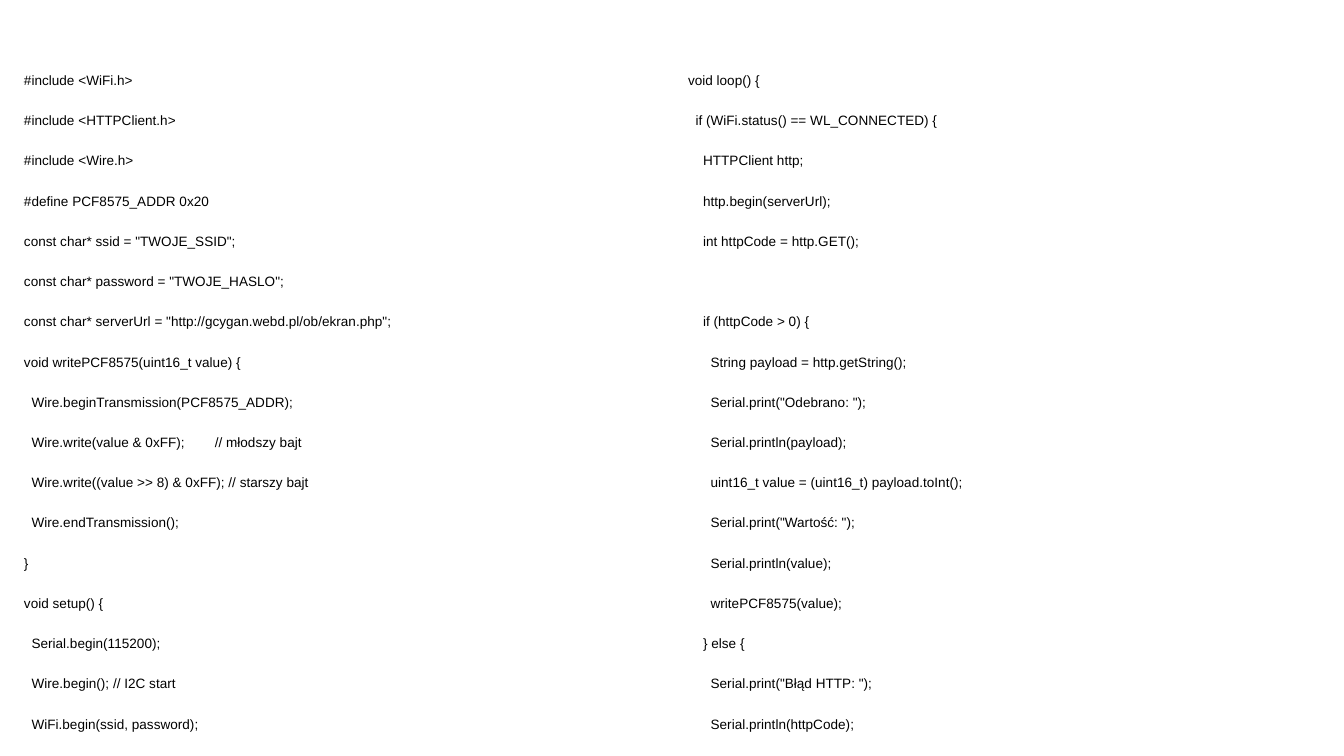
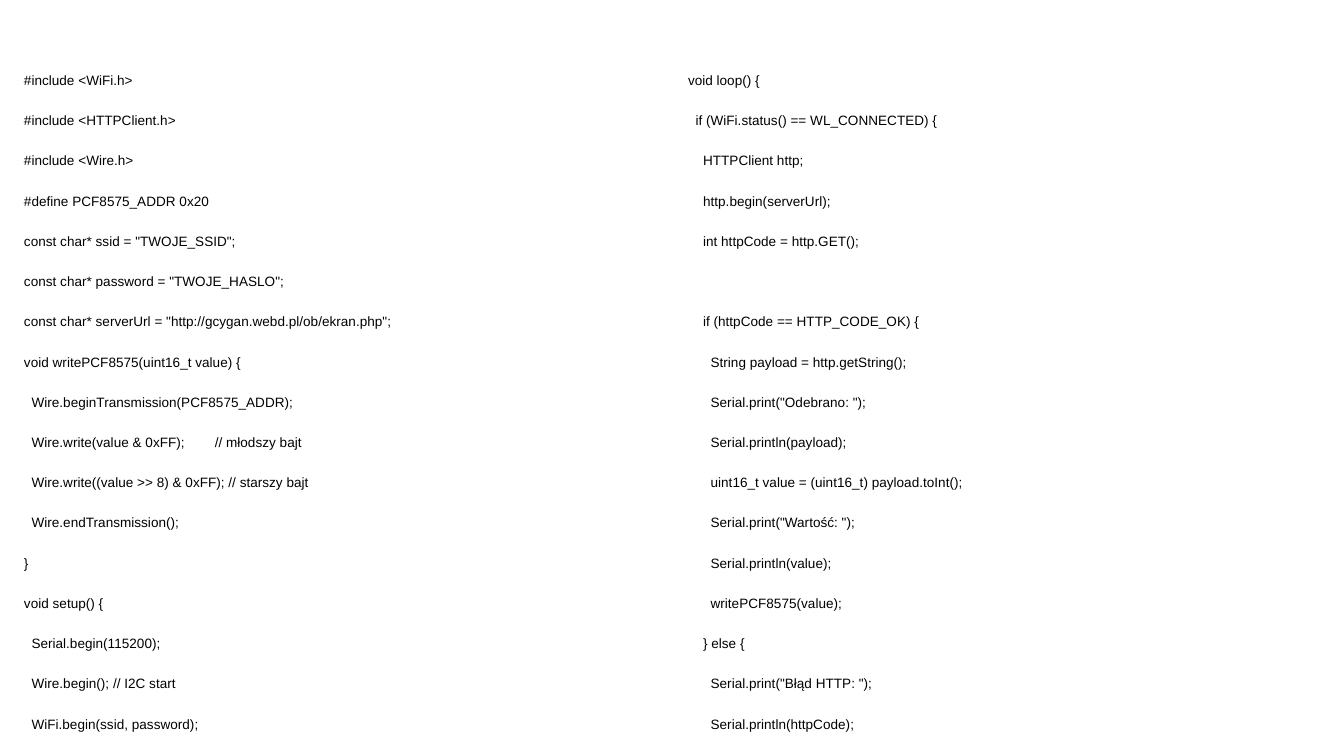
Before and after one commit to gcygan2/GD, a slide deck: slide 8 of expanderI2C.odp (slide 6 before the commit). Drawn at 1344x756 pixels with LibreOffice and Linux fonts; fonts in the diff are those of the drawing. Boxes give left, top, right and bottom in pixels: in the first picture for what was removed or moved away, otherwise in the second. Text is boxed around its words. In the diff, an @@ line names an element or a change of style, - is before the commit and + after.

```diff
--- a/expanderI2C.odp
+++ b/expanderI2C.odp
@@ text at (703,316,911,329): text changed @@
-if (httpCode > 0) {
+if (httpCode == HTTP_CODE_OK) {
```
Also in this commit, not shown: 2 slides added.
